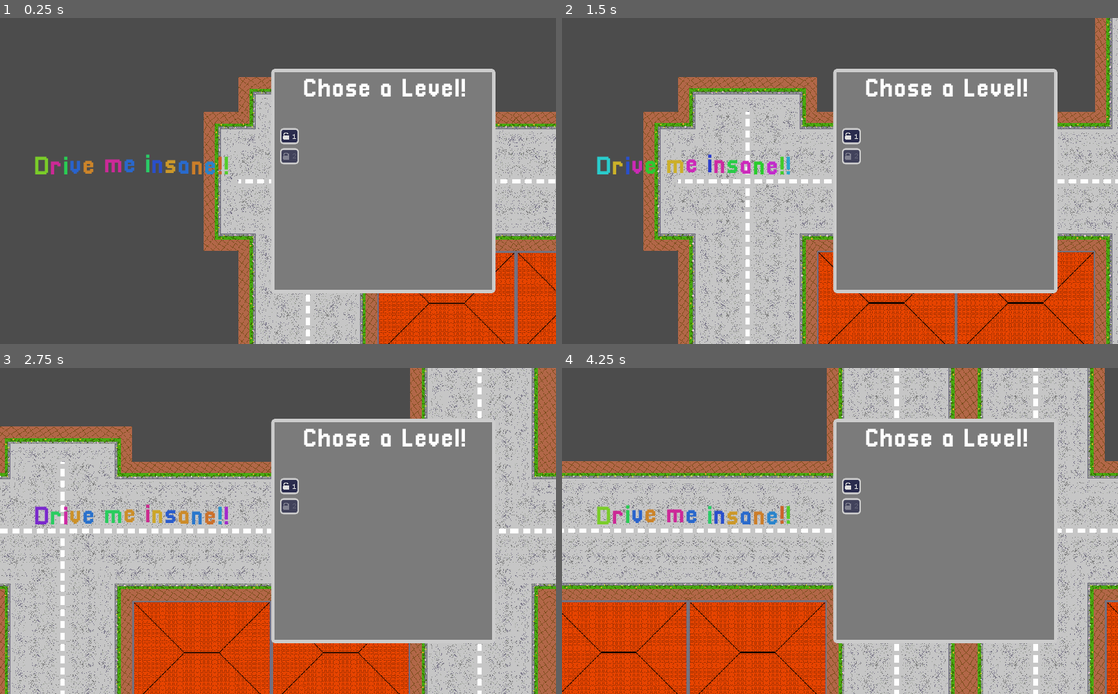
Above: before the commit, frames 1-4 (two rows, left to right).
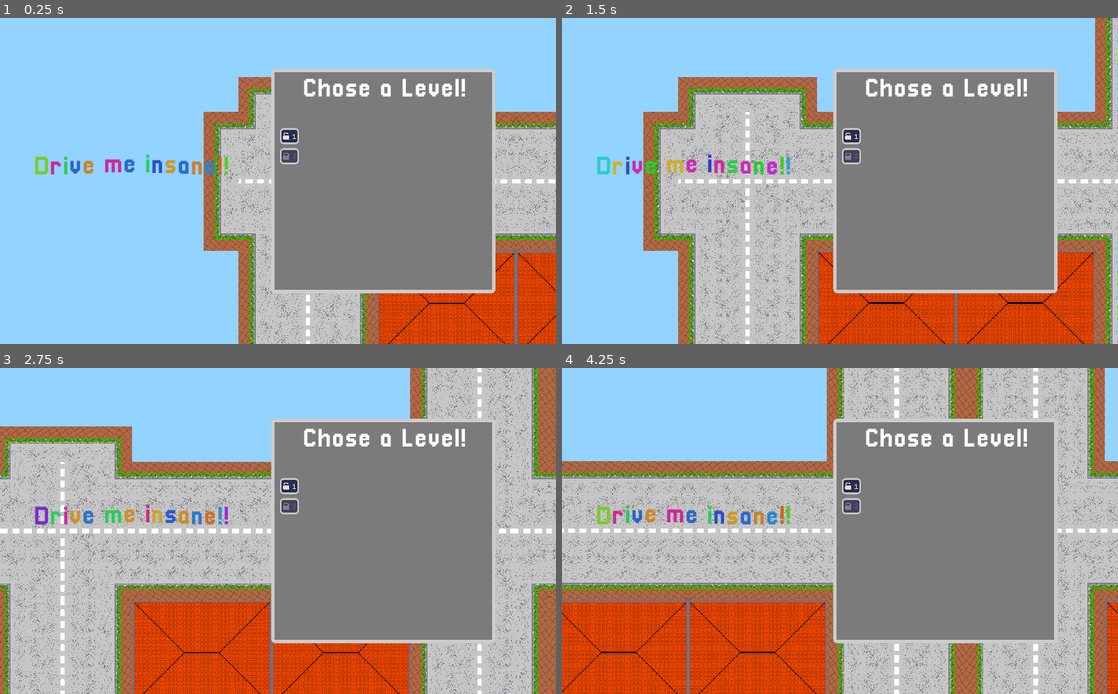
Above: after the commit, the same moments.

Repository: pastra98/DriveMeInsane
Game: Godot game, scene res://main/Main.tscn
The game is run twice, just before and just after one commit, with the same random seed, the same clock (stepped at 60 frames per second) and the same inputs.
Inputs:
- Up to frame 1 (0.25 s): no input
- Up to frame 2 (1.5 s): tap Enter at 0.5 s; hold Right (ui_right) 0.53-1.28 s; tap 1 at 0.6 s; tap Space (ui_select) at 0.77 s; hold Down (ui_down) from 1.28 s (still down); tap 2 at 1.35 s
- Up to frame 3 (2.75 s): tap Space (ui_select) at 1.52 s; release Down (ui_down) at 2.03 s; hold Right (ui_right) from 2.03 s (still down); tap F at 2.1 s
- Up to frame 4 (4.25 s): release Right (ui_right) at 2.78 s; hold Up (ui_up) 2.78-3.53 s; tap 1 at 2.85 s; tap Space (ui_select) at 3.02, 3.77 s; hold Left (ui_left) from 3.53 s (still down); tap 2 at 3.6 s

The runs differ from the first frame. In frame 1, 50% of the frame differs, in the area x 0-100%, y 0-100%; in frame 2, 32%; in frame 3, 15%; in frame 4, 14%.

Commit message:
new bg color

Diff:
--- a/src/project.godot
+++ b/src/project.godot
@@ -78,4 +78,5 @@
 [rendering]
 
 quality/driver/driver_name="GLES2"
+environment/default_clear_color=Color( 0.572549, 0.827451, 1, 1 )
 environment/default_environment="res://default_env.tres"
